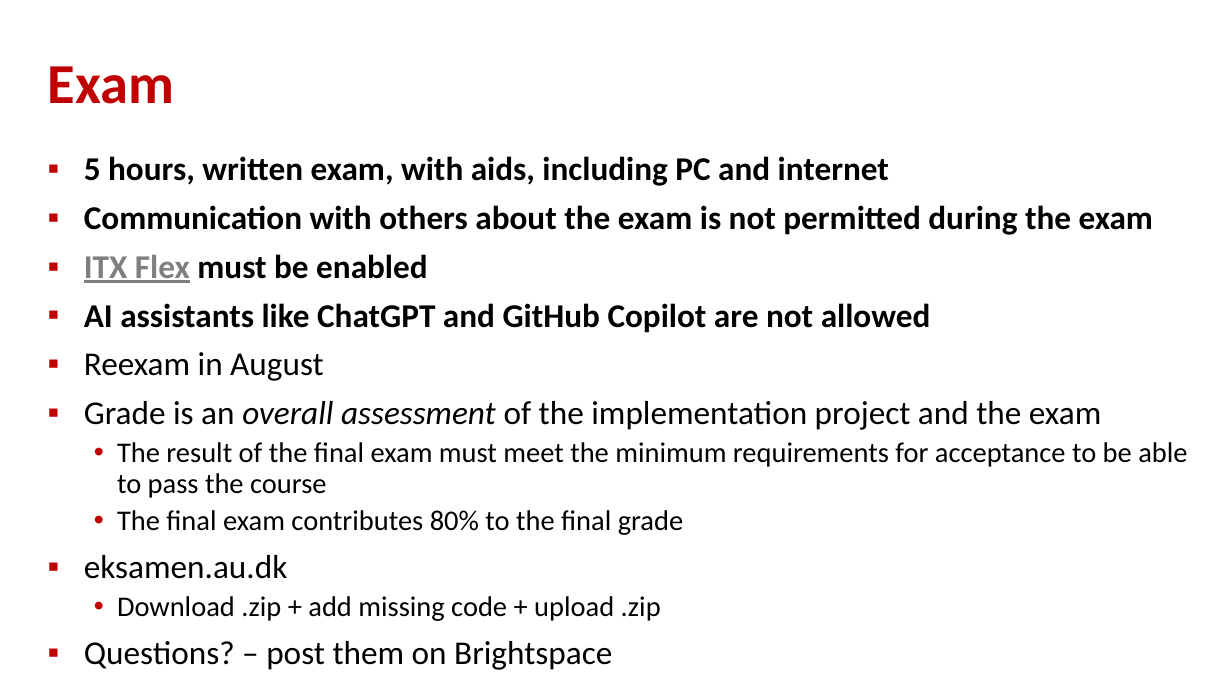
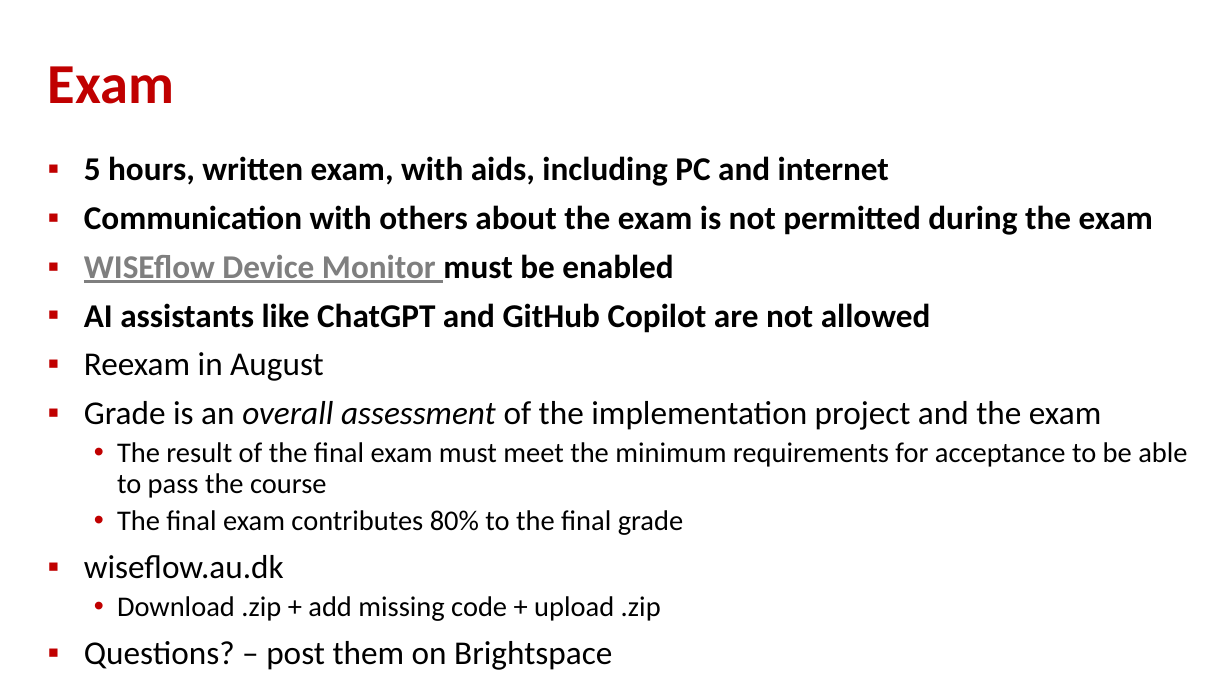
Before and after one commit to gsbrodal/gsbrodal.github.io, a slide deck: slide 2 of ipsa/slides/exam.pptx. Drawn at 1232x693 pixels with LibreOffice and Linux fonts; fonts in the diff are those of the drawing. Boxes give left, top, right and bottom in pixels: in the first picture for what was removed or moved away, otherwise in the second. Text is boxed around its words. In the diff, an @@ line names an element or a change of style, - is before the commit and + after.

Commit message:
exam-rules.md all-slides.pdf exam.pdf exam.pptx

```diff
--- a/ipsa/slides/exam.pptx
+++ b/ipsa/slides/exam.pptx
@@ text at (x1=84, y1=254, x2=673, y2=283): text changed; text colour #000000 to #7F7F7F @@
-▪ ITX Flex must be enabled
+▪ WISEflow Device Monitor must be enabled
@@ text at (x1=84, y1=555, x2=284, y2=579): text changed @@
-▪ eksamen.au.dk
+▪ wiseflow.au.dk
```
Also in this commit, not shown: 1 other slide changed, 3 other files.
